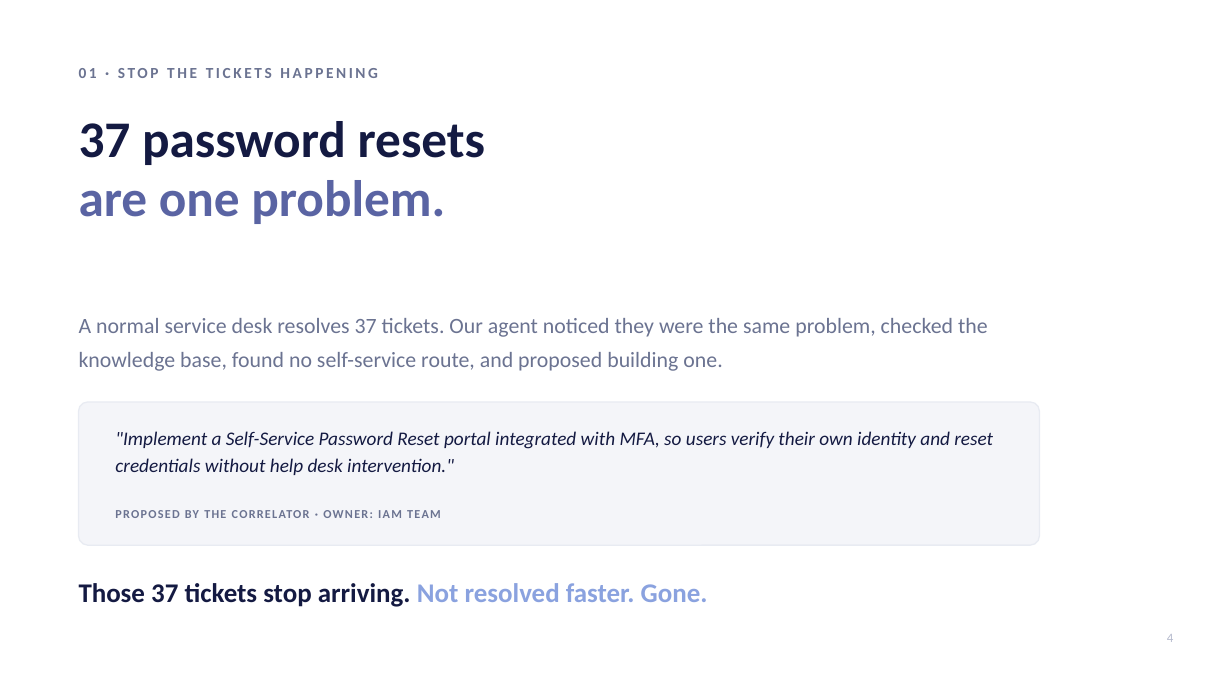
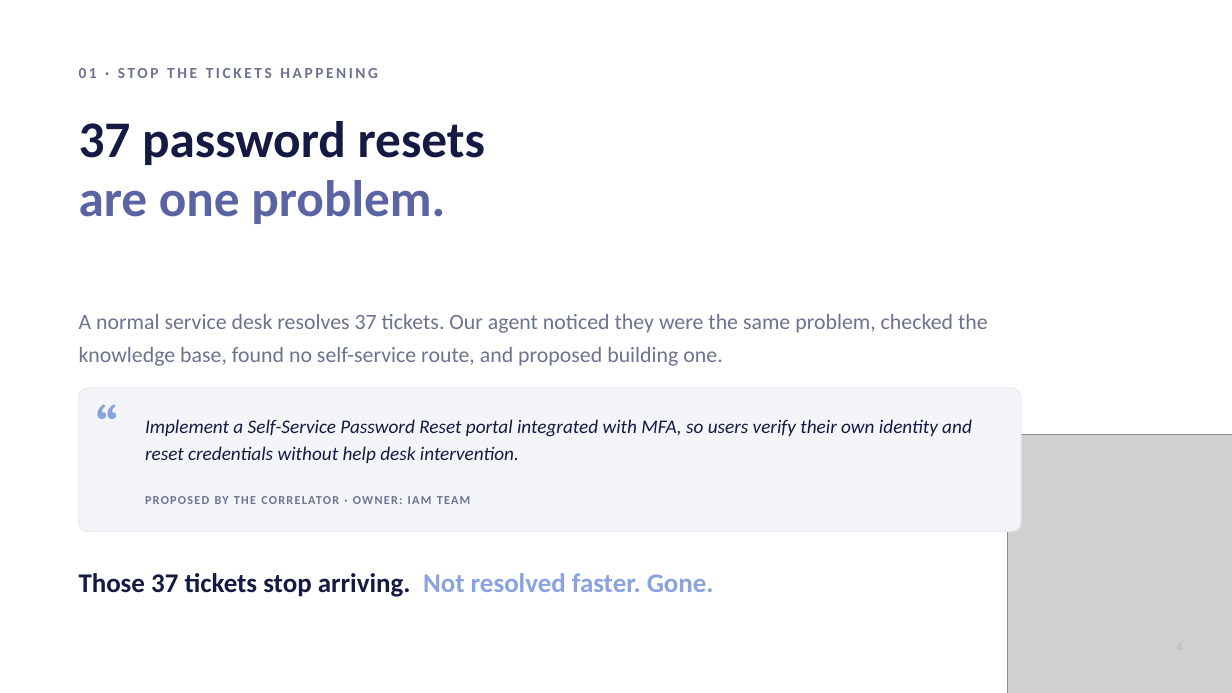
Before and after one commit to ZenBen5173/service-desk-command-center, a slide deck: slide 4 of docs/Service-Desk-Command-Center.pptx. Drawn at 1232x693 pixels with LibreOffice and Linux fonts; fonts in the diff are those of the drawing; grey boxes stand for pictures. Boxes give left, top, right and bottom in pixels: in the first picture for what was removed or moved away, otherwise in the second. Text is boxed around its words. In the diff, an @@ line names an element or a change of style, - is before the commit and + after.

```diff
--- a/docs/Service-Desk-Command-Center.pptx
+++ b/docs/Service-Desk-Command-Center.pptx
@@ text "A normal service desk resolves ...": place and size @@
-text "A normal service desk resolves ..." at (79, 318, 988, 371)
+text "A normal service desk resolves ..." at (79, 314, 988, 366)
@@ rounded rectangle: place and size @@
-rounded rectangle at (79, 402, 1040, 545)
+rounded rectangle at (79, 388, 1021, 531)
@@ text added at (95, 390, 151, 455), 44 pt, text #8AA2DF, bold @@
+“
@@ text at (145, 419, 972, 463): text changed @@
-"Implement a Self-Service Password Reset portal integrated with MFA, so users verify their own identity and reset credentials without help desk intervention."
+Implement a Self-Service Password Reset portal integrated with MFA, so users verify their own identity and reset credentials without help desk intervention.
@@ picture added at (1007, 434, 1232, 693) @@
@@ text "PROPOSED BY THE CORRELATOR · ...": place and size @@
-text "PROPOSED BY THE CORRELATOR · ..." at (185, 510, 199, 518)
+text "PROPOSED BY THE CORRELATOR · ..." at (215, 496, 229, 504)
@@ text "Those 37 tickets stop arriving. ..." rewrapped from (79, 583, 708, 607) to (79, 573, 714, 597) @@
@@ text removed at (1167, 634, 1173, 642) @@
-4
```
Also in this commit, not shown: 9 other slides changed, 1 slide added, 1 slide removed, 1 other file.
